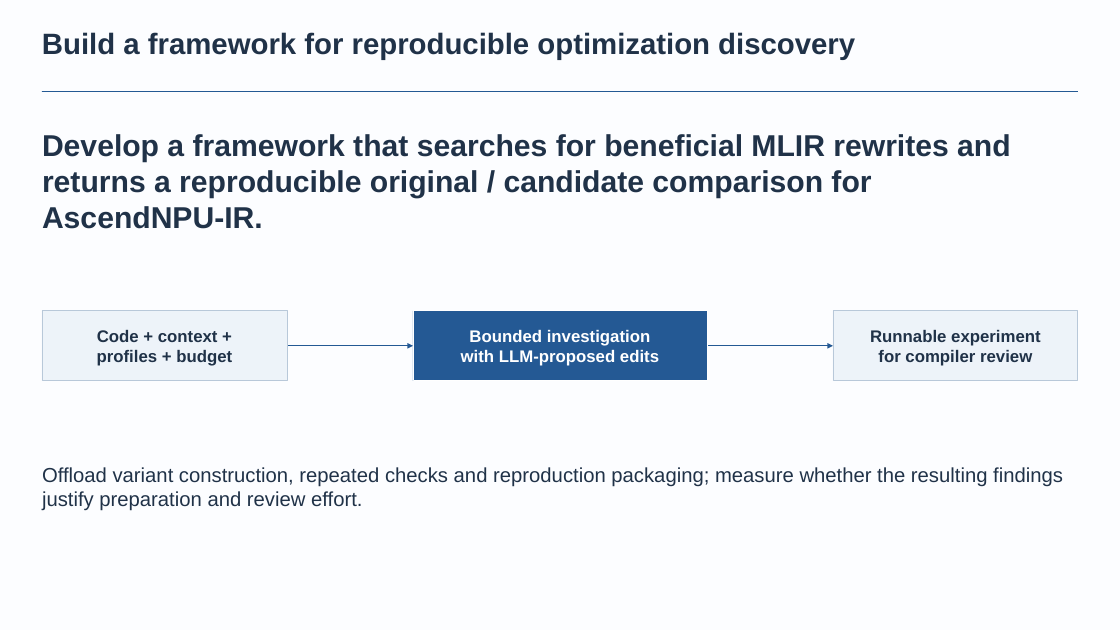
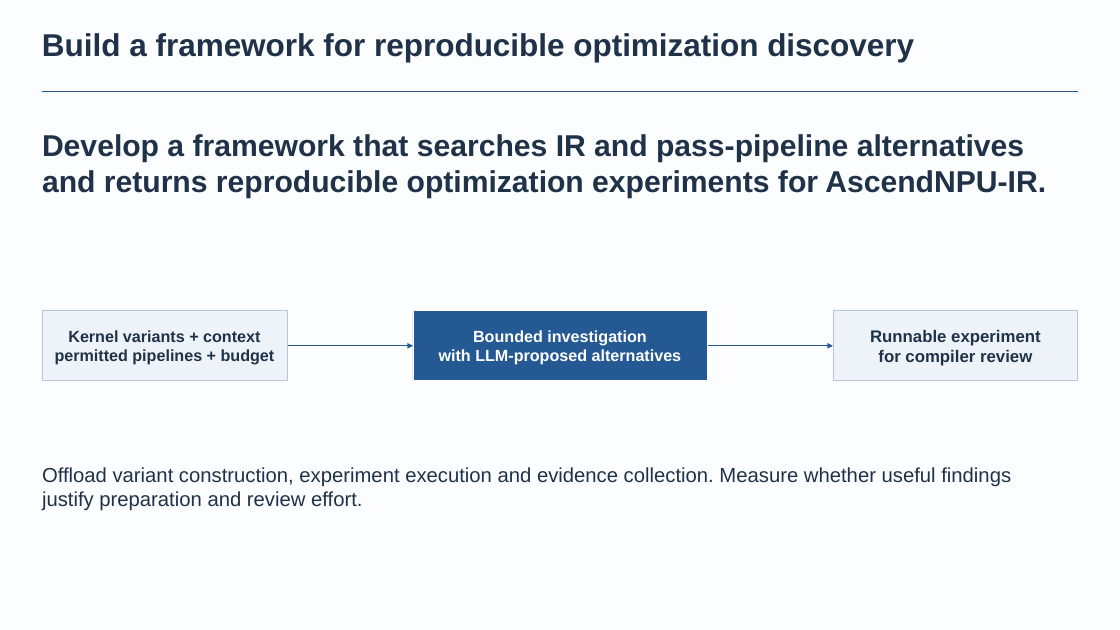
Before and after one commit to BonZirka/ascend-npu-optimization-research, a slide deck: slide 4 of output/ascend-optimization-pitch/ascend-optimization-technical.pptx. Drawn at 1120x630 pixels with LibreOffice and Linux fonts; fonts in the diff are those of the drawing. Boxes give left, top, right and bottom in pixels: in the first picture for what was removed or moved away, otherwise in the second. Text is boxed around its words. In the diff, an @@ line names an element or a change of style, - is before the commit and + after.

Commit message:
Add joint pass search and portable experiment contracts
Correct the matching-limit claim, emphasize pass placement alongside new transformations, and reframe ranges, precision and memory definedness. Add common kernel/pipeline/trial/evidence/report records and continuation across environments to the editable deck and linked framework plans.

```diff
--- a/output/ascend-optimization-pitch/ascend-optimization-technical.pptx
+++ b/output/ascend-optimization-pitch/ascend-optimization-technical.pptx
@@ text "Build a framework for reproducible ..." at (42,33,914,62): size 31.5 to 33.8 pt @@
@@ text at (42,134,1046,198): text changed @@
-Develop a framework that searches for beneficial MLIR rewrites and returns a reproducible original / candidate comparison for AscendNPU-IR.
+Develop a framework that searches IR and pass-pipeline alternatives and returns reproducible optimization experiments for AscendNPU-IR.
@@ text in rectangle at (55,330,275,365): text changed; size 18 to 17.2 pt @@
-Code + context +
-profiles + budget
+Kernel variants + context
+permitted pipelines + budget
@@ text in rectangle at (439,349,682,365): text changed; size 18 to 17.2 pt @@
-with LLM-proposed edits
+with LLM-proposed alternatives
@@ text in rectangle at (473,330,646,346): size 18 to 17.2 pt in "Bounded investigation" @@
@@ text at (42,467,1011,511): text changed @@
-Offload variant construction, repeated checks and reproduction packaging; measure whether the resulting findings justify preparation and review effort.
+Offload variant construction, experiment execution and evidence collection. Measure whether useful findings justify preparation and review effort.
```
Also in this commit, not shown: 11 other slides changed, 3 slides added, 9 other files.
